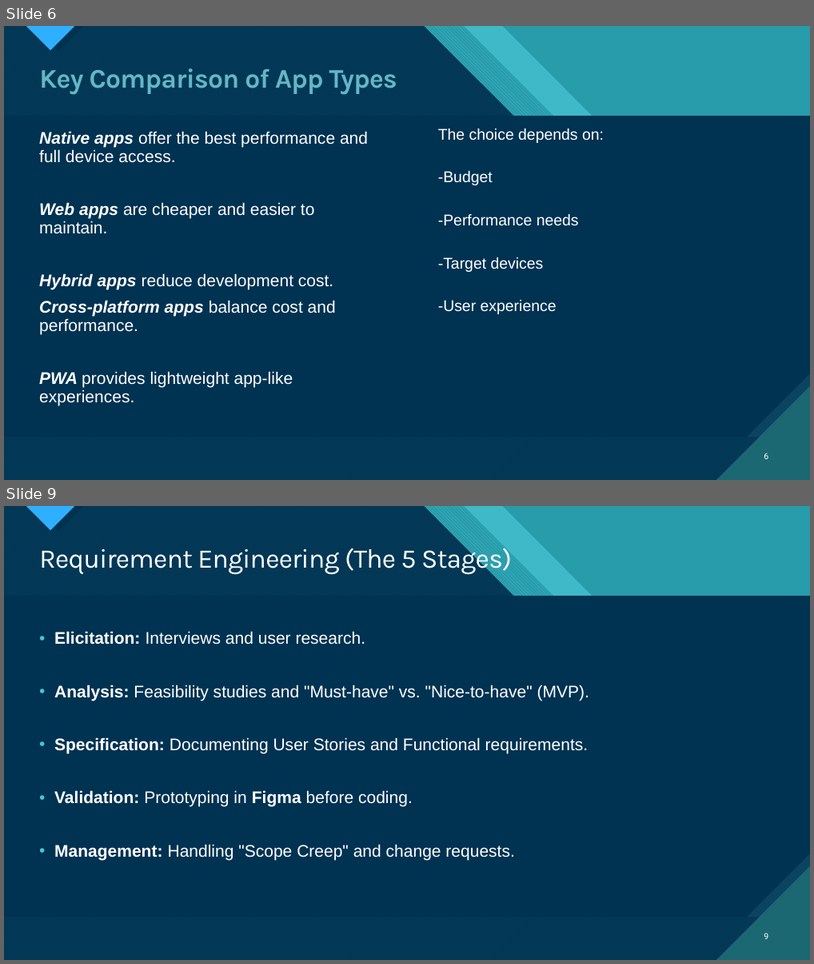
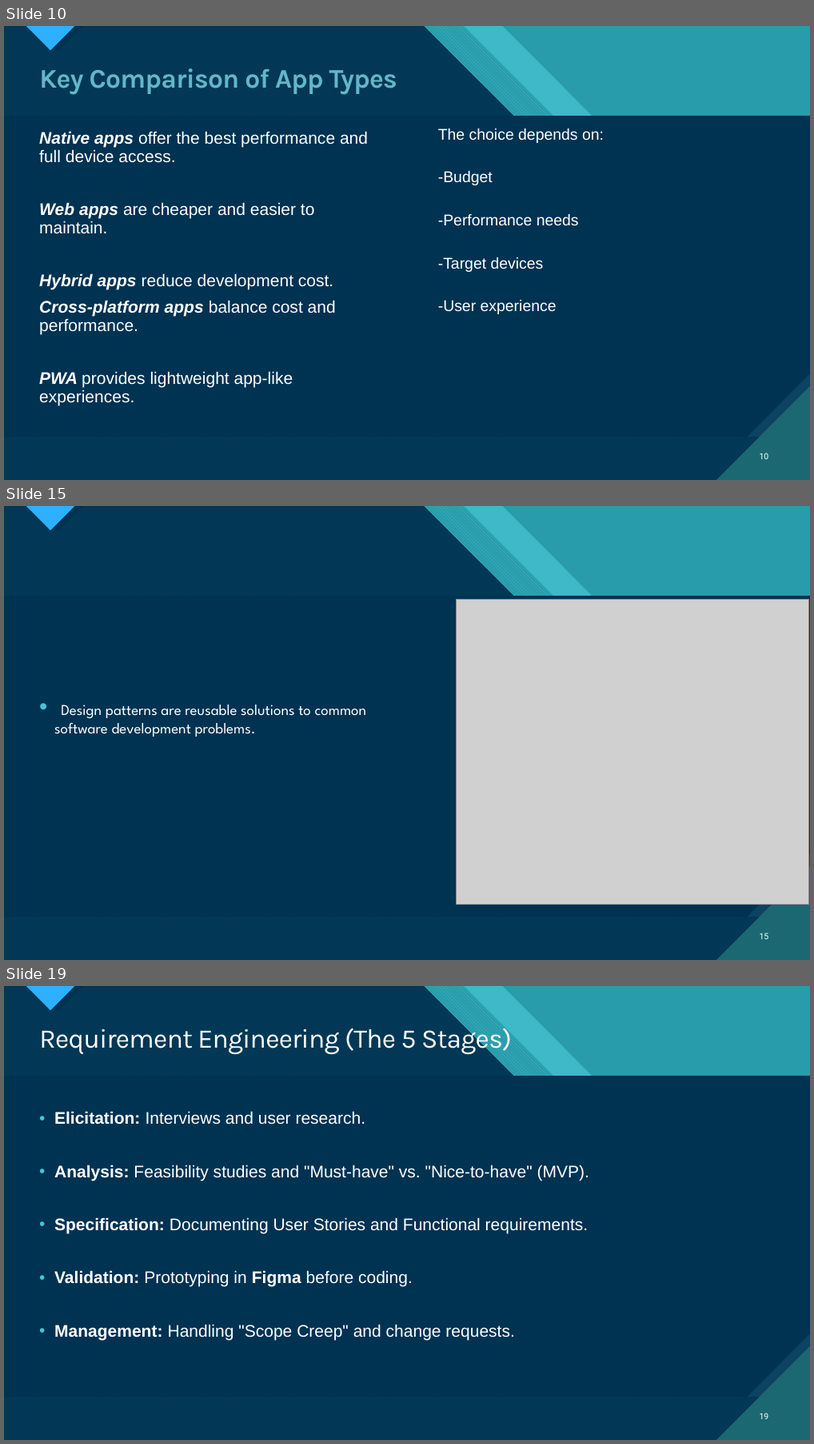
Before and after one commit to kelseafunwi/Group11SchoolWork, a slide deck: Task 1/Task 1 Mobile App Development.pptx. Shown one above the other, each under a label of ours: slides 6 and 9 before the commit, slides 10, 15 and 19 after it; the slides between them are not shown. The pictures are 814x964 and 814x1444 pixels, drawn with LibreOffice and Linux fonts; fonts in the diff are those of the drawing; grey boxes stand for pictures. Boxes give left, top, right and bottom in pixels: in the first picture for what was removed or moved away, otherwise in the second. Text is boxed around its words. In the diff, an @@ line names an element or a change of style, - is before the commit and + after.

```diff
--- a/Task 1/Task 1 Mobile App Development.pptx
+++ b/Task 1/Task 1 Mobile App Development.pptx
@@ slide 15 added at (4,506,810,960), background #47C3D3; not listed: 18 template elements that a slide beside it also shows @@
@@ picture added at (457,599,809,904) @@
@@ text added at (54,704,367,736), 18 pt, text #FFFFFF @@
+• Design patterns are reusable solutions to common software development problems.
@@ page number added at (760,932,770,939), 10 pt, text #FFFFFF @@
+15
@@ what was slide 6 is now slide 10 @@
@@ page number at (760,452,770,459): text changed @@
-6
+10
@@ what was slide 9 is now slide 19 @@
@@ page number at (760,1412,770,1419): text changed @@
-9
+19
```
Also in this commit, not shown: 5 slides changed, 10 other slides added, 1 slide removed.
